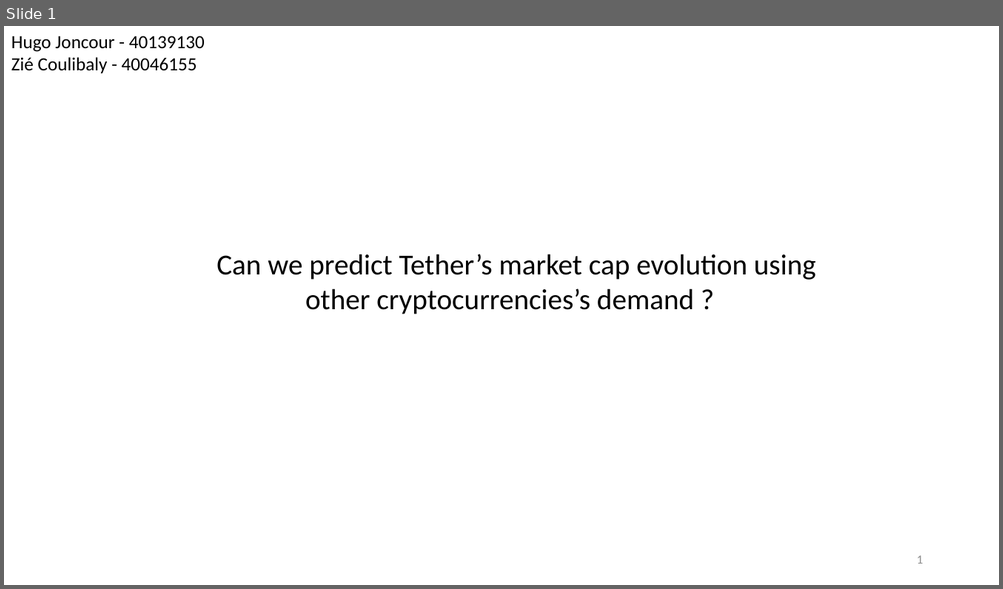
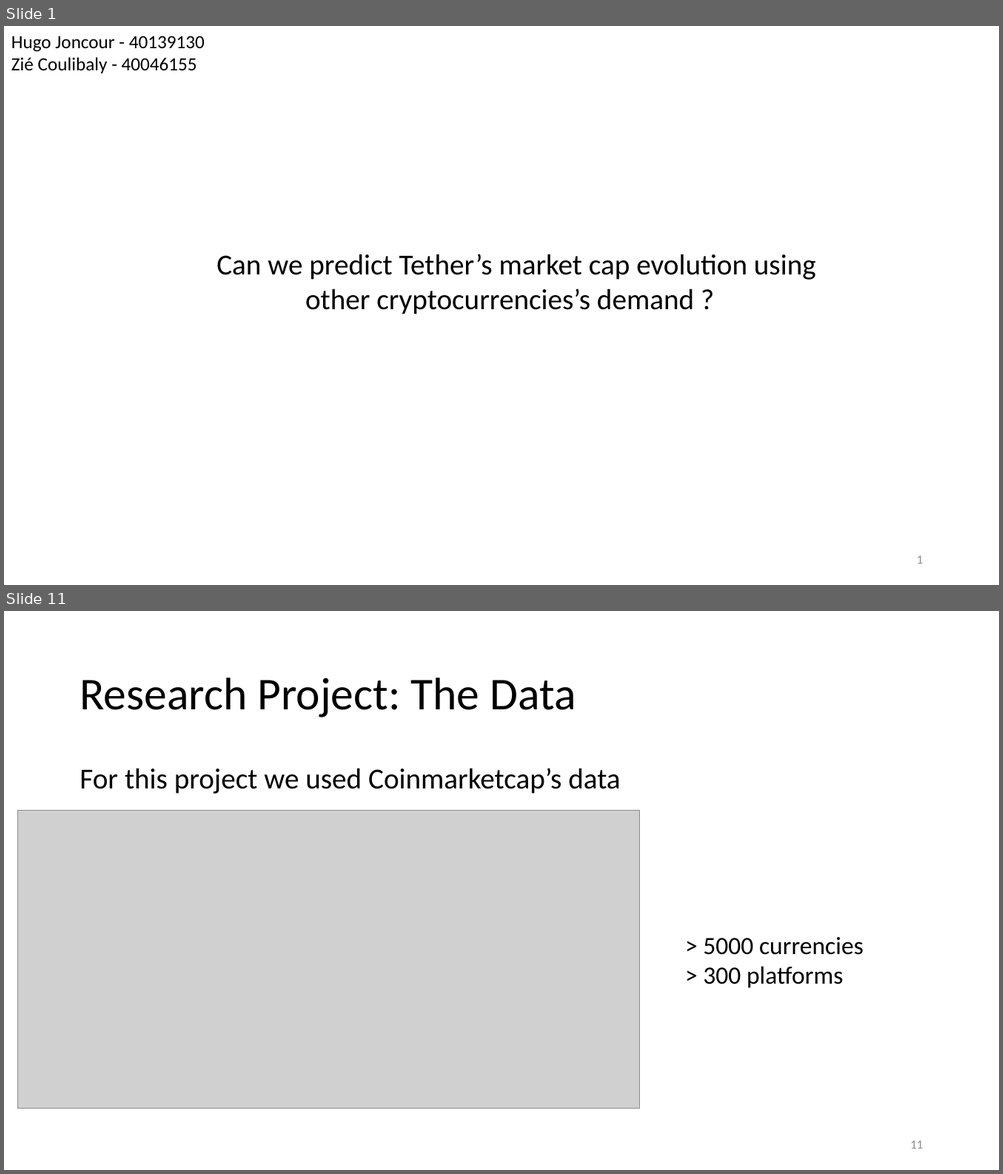
Before and after one commit to SanteauX/ECON422_R_Project, a slide deck: Presentation/ECON 422 - Presentation.pptx. Shown one above the other, each under a label of ours: slide 1 before the commit, slides 1 and 11 after it; the slides between them are not shown. The pictures are 1003x589 and 1003x1174 pixels, drawn with LibreOffice and Linux fonts; fonts in the diff are those of the drawing; grey boxes stand for pictures; background and template pictures are left out. Boxes give left, top, right and bottom in pixels: in the first picture for what was removed or moved away, otherwise in the second. Text is boxed around its words. In the diff, an @@ line names an element or a change of style, - is before the commit and + after.

```diff
--- a/Presentation/ECON 422 - Presentation.pptx
+++ b/Presentation/ECON 422 - Presentation.pptx
@@ slide 11 added at <box>4,611,999,1170</box>, background #FFFFFF @@
@@ title added at <box>79,678,575,718</box>, 44 pt, text #000000 @@
+Research Project: The Data
@@ text added at <box>79,768,620,794</box>, 28 pt, text #000000 @@
+For this project we used Coinmarketcap’s data
@@ picture added at <box>17,811,639,1110</box> @@
@@ text added at <box>703,937,863,988</box>, 24 pt, text #000000 @@
+> 5000 currencies
+> 300 platforms
@@ page number added at <box>910,1141,922,1149</box>, 12 pt, text #8C8C8C @@
+11
```
Also in this commit, not shown: 4 slides changed, 16 other slides added, 36 other files.
